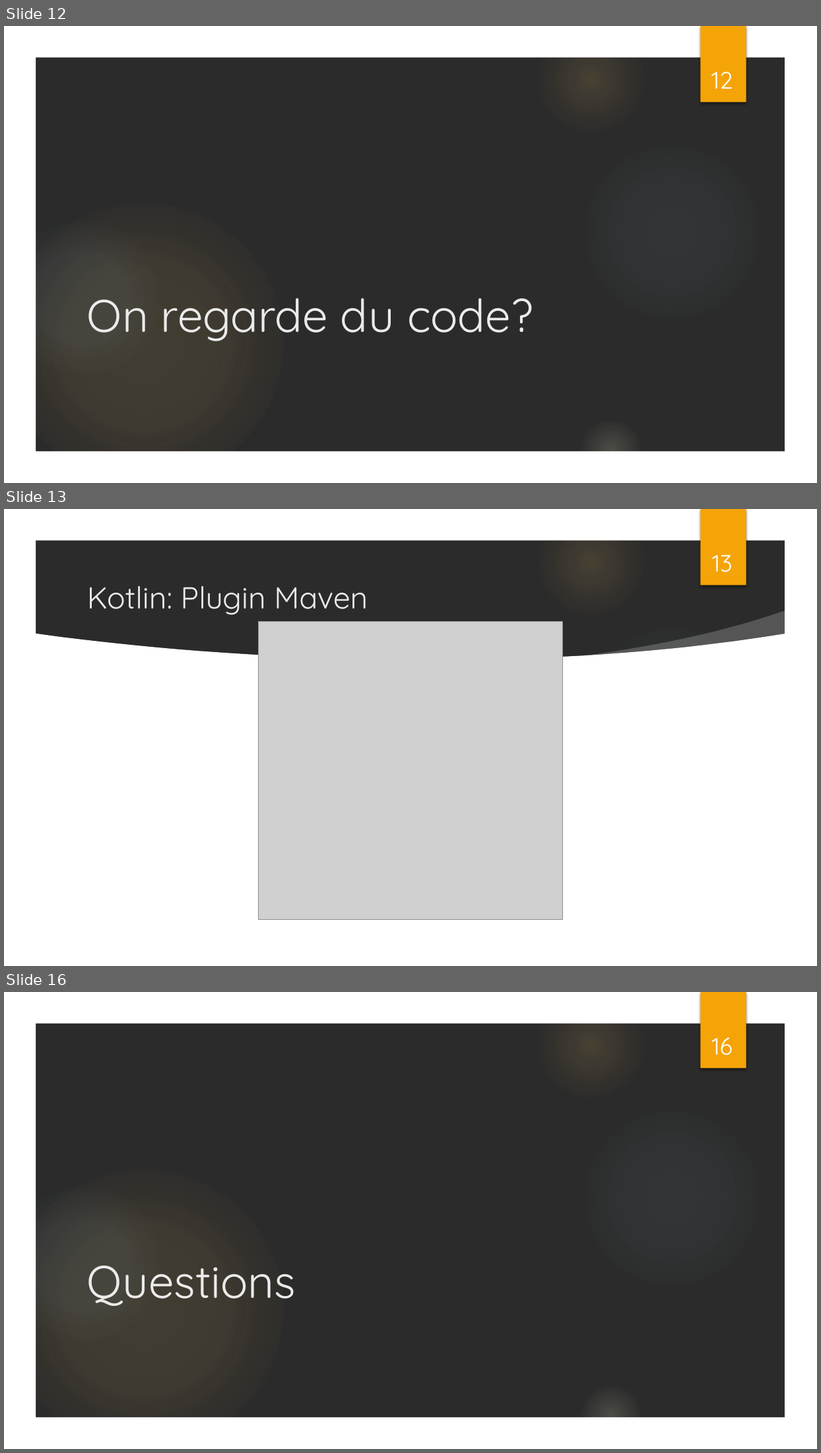
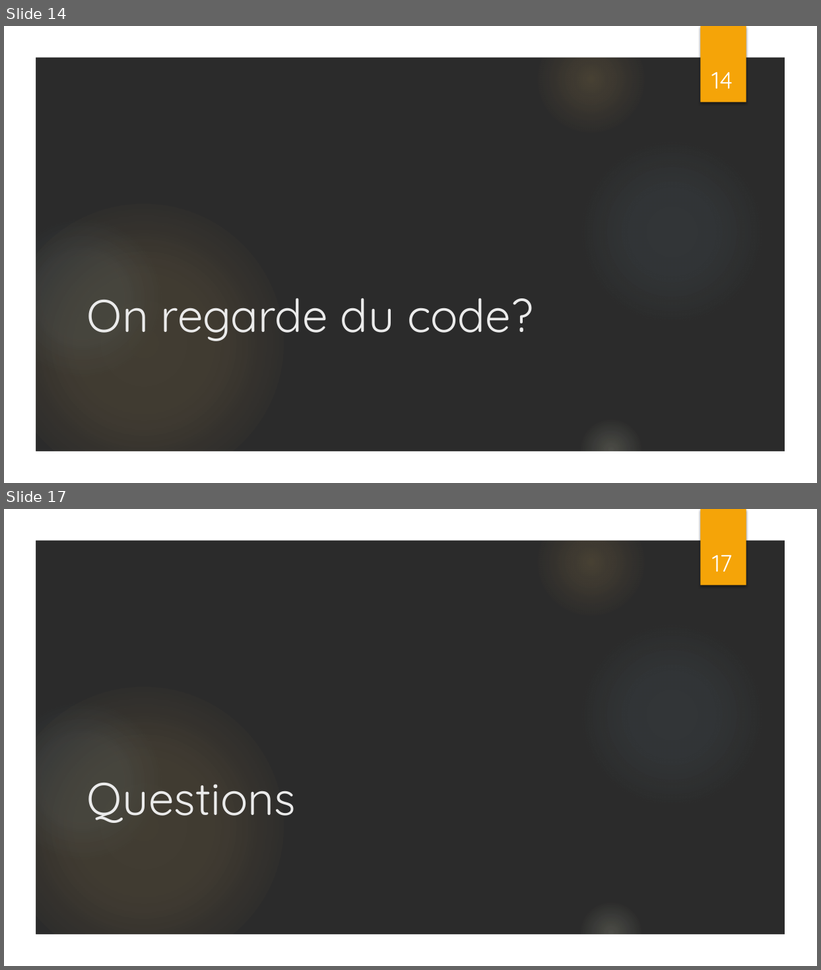
Before and after one commit to bnau/prez-kotlin, a slide deck: kotlin.pptx. Shown one above the other, each under a label of ours: slides 12, 13 and 16 before the commit, slides 14 and 17 after it; the slides between them are not shown. The pictures are 821x1453 and 821x970 pixels, drawn with LibreOffice and Linux fonts; fonts in the diff are those of the drawing; grey boxes stand for pictures; background and template pictures are left out; a plain dark background stands for a picture behind light text. Boxes give left, top, right and bottom in pixels: in the first picture for what was removed or moved away, otherwise in the second. Text is boxed around its words. In the diff, an @@ line names an element or a change of style, - is before the commit and + after.

```diff
--- a/kotlin.pptx
+++ b/kotlin.pptx
@@ slide 13 removed at [4, 509, 817, 966], background picture (left out); not listed: 8 template elements that a slide beside it also shows @@
@@ page number removed at [712, 555, 733, 572] @@
-13
@@ title removed at [87, 586, 368, 615] @@
-Kotlin: Plugin Maven
@@ picture removed at [259, 622, 563, 920] @@
@@ freeform shape removed at [570, 611, 792, 677] @@
@@ freeform shape removed at [34, 634, 787, 936] @@
@@ what was slide 12 is now slide 14 @@
@@ page number at [712, 72, 733, 89]: text changed @@
-12
+14
@@ what was slide 16 is now slide 17 @@
@@ page number at [712, 555, 733, 572]: text changed @@
-16
+17
```
Also in this commit, not shown: 2 slides changed, 2 slides added, 3 other files.
